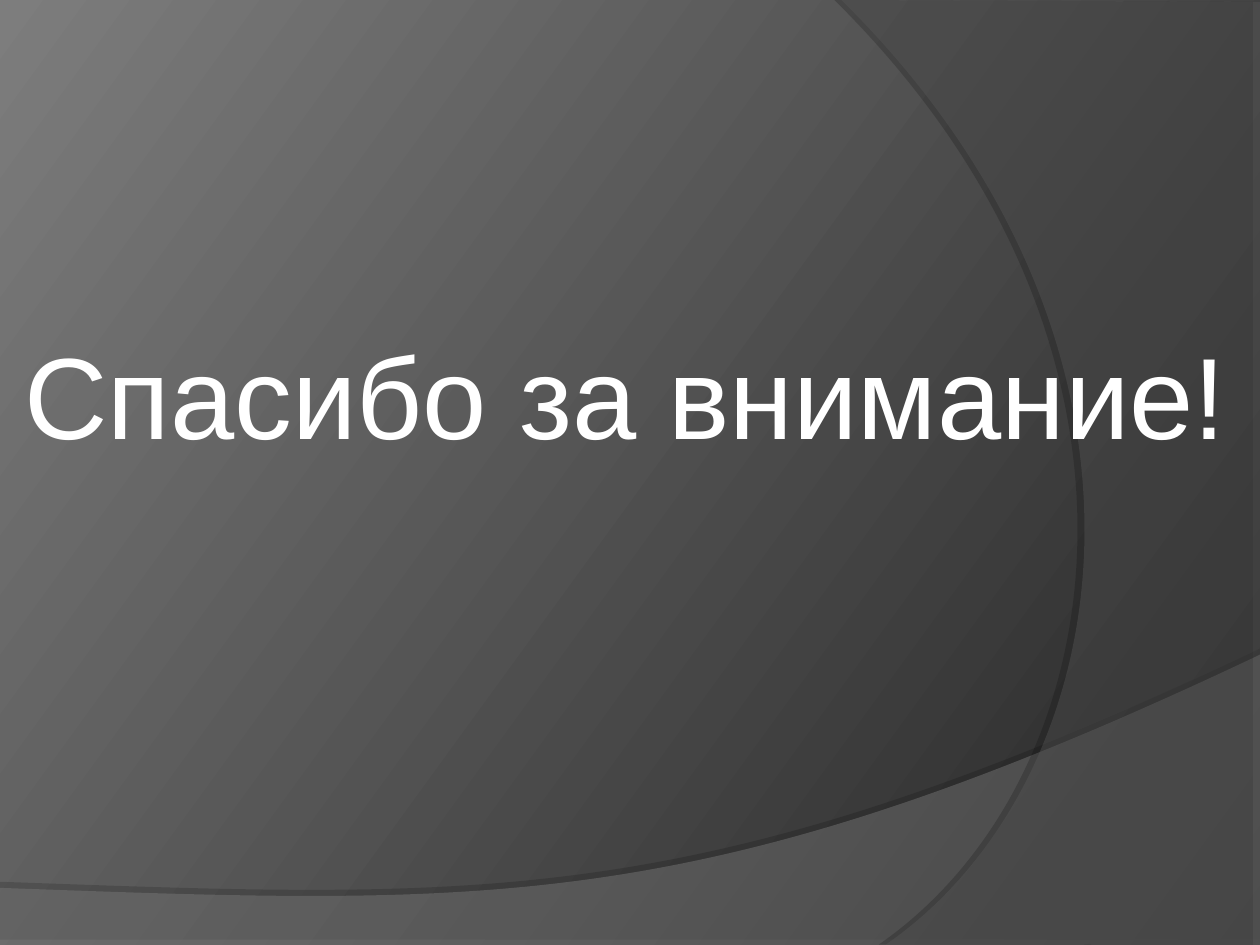
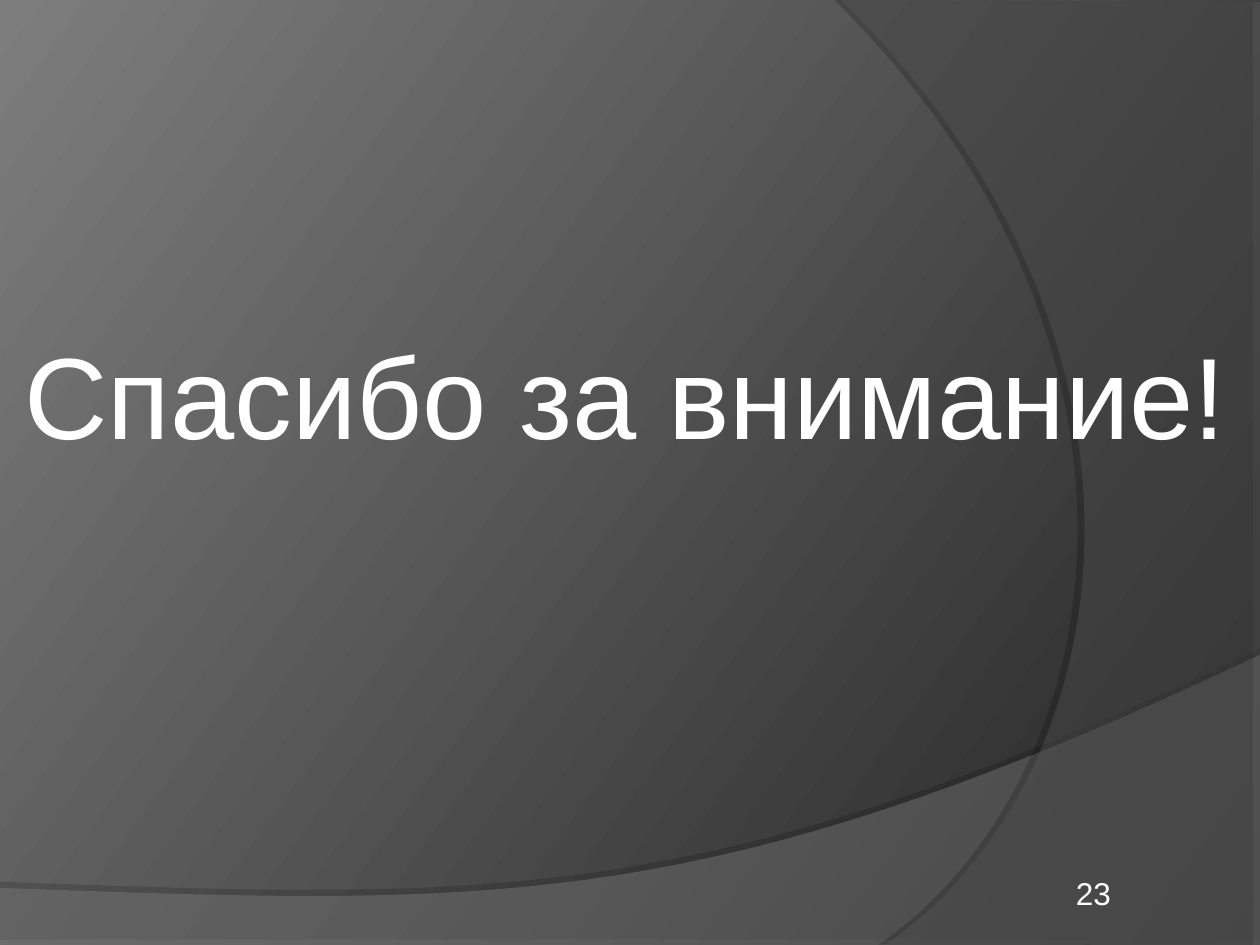
Before and after one commit to elvslv/DiplomaReport, a slide deck: slide 23 of C8503A_Vasilyeva_presentation.ppt. Drawn at 1260x945 pixels with LibreOffice and Linux fonts; fonts in the diff are those of the drawing. Boxes give left, top, right and bottom in pixels: in the first picture for what was removed or moved away, otherwise in the second. Text is boxed around its words. In the diff, an @@ line names an element or a change of style, - is before the commit and + after.

```diff
--- a/C8503A_Vasilyeva_presentation.ppt
+++ b/C8503A_Vasilyeva_presentation.ppt
@@ page number added at [1076,883,1111,906], 18 pt, text #FFFFFF @@
+23
```
Also in this commit, not shown: 2 other slides changed, 1 other file.
